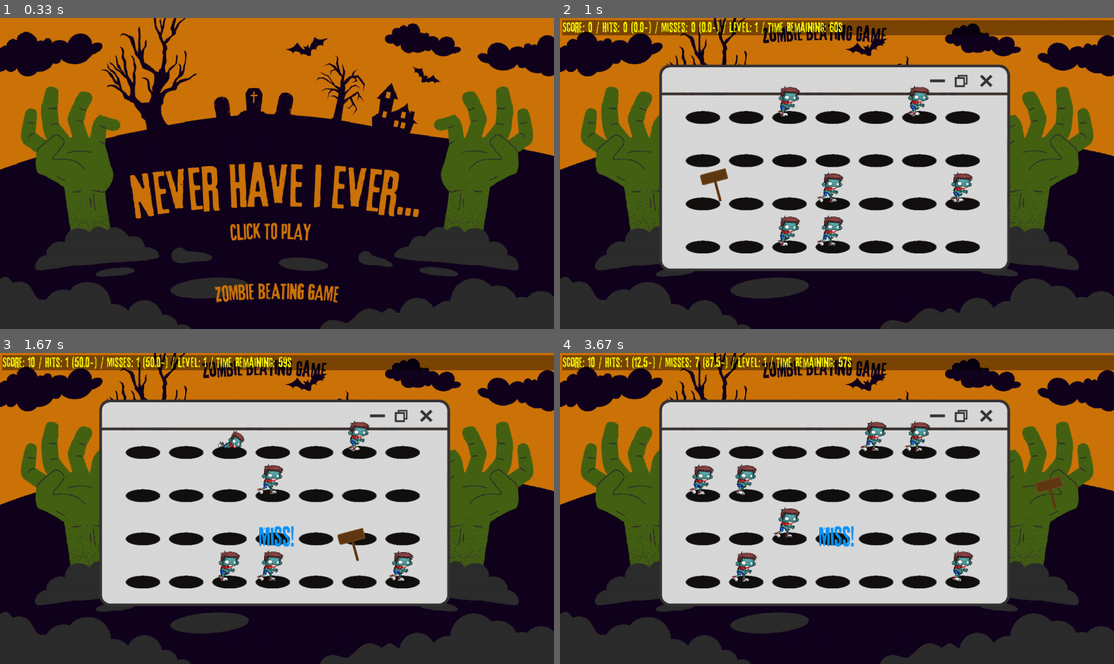
Above: before the commit, frames 1-4 (two rows, left to right).
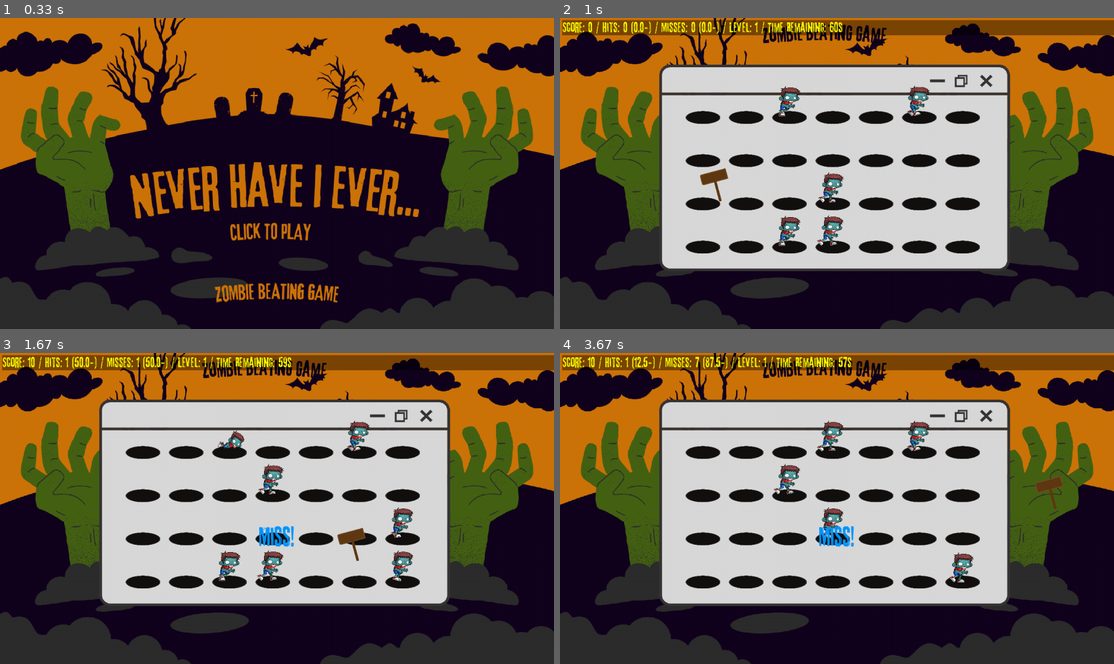
Above: after the commit, the same moments.

Repository: c0ngthanh/HK222_pygame_Zombie
Game: pygame game, started from main.py
The game is run twice, just before and just after one commit, with the same random seed, the same clock (stepped at 60 frames per second) and the same inputs.
Inputs (mouse positions are in pixels of both pictures, inside the frame that each line leads up to):
- Up to frame 1 (0.33 s): no input
- Up to frame 2 (1 s): click (837, 173) at 0.38 s; click (704, 176) at 0.72 s
- Up to frame 3 (1.67 s): click (227, 433) at 1.05 s; click (343, 536) at 1.38 s
- Up to frame 4 (3.67 s): click (704, 446) at 1.72 s; click (842, 539) at 2.05 s; click (1047, 626) at 2.38 s; click (748, 405) at 2.72 s; click (1030, 589) at 3.05 s; click (1036, 483) at 3.38 s

Frame 1 is identical in both runs. In frame 2, 0.7% of the frame differs, in the area x 39-75%, y 21-74%; in frame 3, 0.7%; in frame 4, 2.3%, in the area x 23-75%, y 21-74%.

Commit message:
version 1.2

Diff:
--- a/zombie/constants.py
+++ b/zombie/constants.py
@@ -10,7 +10,7 @@
 
     GAMEWIDTH       = 1280
     GAMEHEIGHT      = 720
-    GAMEMAXFPS      = 60
+    GAMEMAXFPS      = 45
 
 
 class LevelConstants:
--- a/zombie/mole.py
+++ b/zombie/mole.py
@@ -190,6 +190,7 @@
                 frame = MoleConstants.MOLEDEPTH / self.frames * (self.frames - self.show_frame)
             else:
                 # Reset
+                self.b = 0
                 self.showing_state = 0
                 frame = MoleConstants.MOLEDEPTH
                 # Begin cooldown
